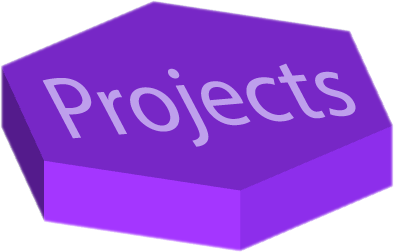
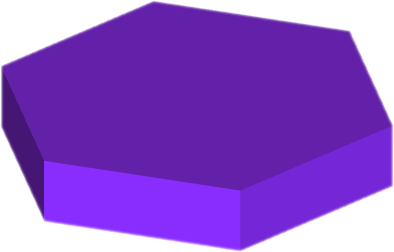
Layers edited between the first and the second 394×252 image:
hid "Projects" over [42,63,356,147]
added layer "V2 (darker)" above "V1" over [1,1,393,252]
renamed "Layer 0" to "V1", hid it over [1,1,393,252]
